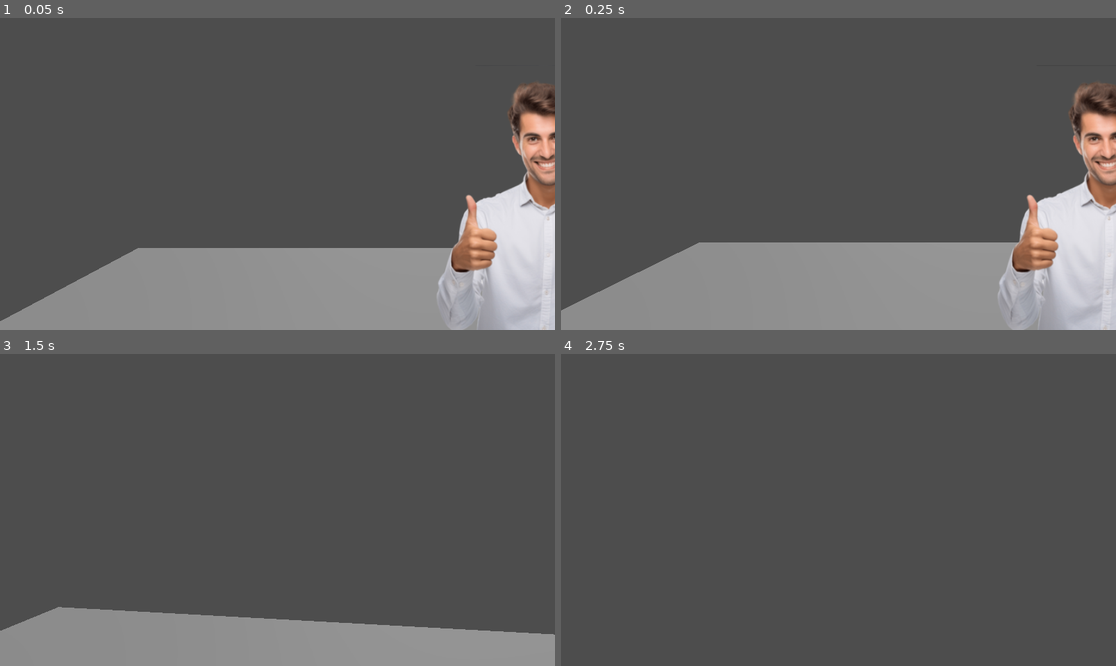
Above: before the commit, frames 1-4 (two rows, left to right).
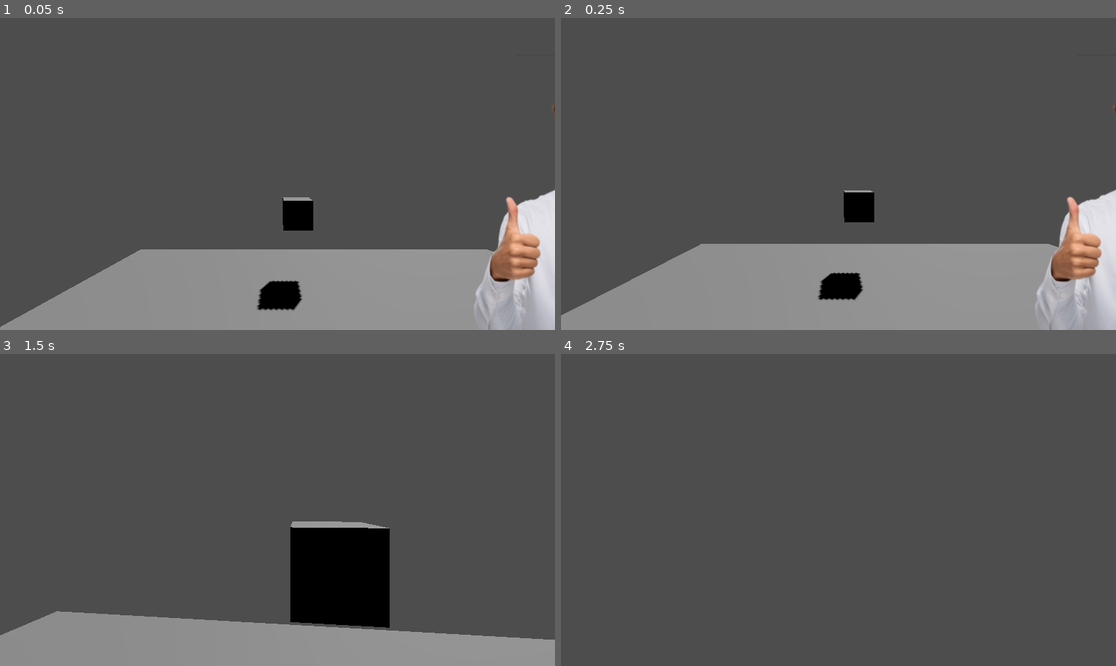
Above: after the commit, the same moments.

Repository: Doravid/Escape-From-Costkia
Game: Godot game, scene res://Scenes/mainGame.tscn
The game is run twice, just before and just after one commit, with the same random seed, the same clock (stepped at 60 frames per second) and the same inputs.
Inputs (mouse positions are in pixels of both pictures, inside the frame that each line leads up to):
- Up to frame 1 (0.05 s): no input
- Up to frame 2 (0.25 s): no input
- Up to frame 3 (1.5 s): tap Enter (ui_accept) at 0.5, 0.77 s; move the mouse to (305, 510) at 0.52 s; hold W (ui_up) from 0.53 s (still down); tap E (interact) at 0.6, 1.35 s; move the mouse to (249, 510) at 1.27 s
- Up to frame 4 (2.75 s): keep holding W (ui_up); tap Enter (ui_accept) at 1.52 s; move the mouse to (849, 503) at 2.02 s; hold Shift (sprint) from 2.03 s (still down); tap E (interact) at 2.3 s

The runs differ from the first frame. In frame 1, 9.1% of the frame differs, in the area x 0-100%, y 20-100%; in frame 2, 9.0%; in frame 3, 7.3%; in frame 4, nothing differs.

Commit message:
added nav mesh agent, made script for pathfinding agents

Diff:
--- /dev/null
+++ b/Scenes/PathfindAgent.gd
@@ -0,0 +1,20 @@
+extends CharacterBody3D
+
+
+const SPEED = 5.0
+const ACCELERATION = 10
+
+@onready var nav: NavigationAgent3D = $NavigationAgent3D
+
+func _physics_process(delta):
+
+	var direction = Vector3()
+
+	nav.target_position = $"../TargetPos".position
+
+	direction = nav.get_next_path_position() - global_position
+	direction = direction.normalized()
+
+	velocity = velocity.lerp(direction * SPEED, ACCELERATION * delta)
+
+	move_and_slide()
--- a/Scenes/mainGame.tscn
+++ b/Scenes/mainGame.tscn
@@ -1,19 +1,19 @@
-[gd_scene load_steps=4 format=3 uid="uid://clna4f3jnkh2f"]
+[gd_scene load_steps=6 format=3 uid="uid://clna4f3jnkh2f"]
 
 [ext_resource type="PackedScene" uid="uid://lr7dpxiaghhj" path="res://Scenes/player.tscn" id="2_5p7qq"]
-[ext_resource type="PackedScene" uid="uid://d3xab6vqx885f" path="res://Scenes/interactableMan.tscn" id="3_6wkp0"]
+[ext_resource type="PackedScene" path="res://Scenes/interactableMan.tscn" id="3_6wkp0"]
 [ext_resource type="PackedScene" uid="uid://bmuget5b8bstf" path="res://Scenes/interactableBox.tscn" id="3_bo4vu"]
+[ext_resource type="PackedScene" uid="uid://58ux62k845bs" path="res://Scenes/nav_agent.tscn" id="4_xprng"]
+
+[sub_resource type="NavigationMesh" id="NavigationMesh_d735o"]
+vertices = PackedVector3Array(-6.91421, -1.98047, -10.0881, -6.91421, -1.98047, 3.16187, 9.08579, -1.98047, 3.16187, 9.08579, -1.98047, -10.0881)
+polygons = [PackedInt32Array(3, 2, 0), PackedInt32Array(0, 2, 1)]
 
 [node name="mainGame" type="Node3D"]
 
 [node name="DirectionalLight3D" type="DirectionalLight3D" parent="."]
 transform = Transform3D(-0.866023, -0.433016, 0.250001, 0, 0.499998, 0.866027, -0.500003, 0.749999, -0.43301, 0, 0, 0)
 shadow_enabled = true
-
-[node name="CSGBox3D" type="CSGBox3D" parent="."]
-transform = Transform3D(10.7893, 0, 0, 0, 0.189573, 0, 0, 0, 14.3041, 1.07751, -2.38568, -3.43608)
-use_collision = true
-size = Vector3(1.5741, 1, 1)
 
 [node name="player" parent="." instance=ExtResource("2_5p7qq")]
 transform = Transform3D(1, 0, 0, 0, 1, 0, 0, 0, 1, -0.453079, 0.197988, -0.404305)
@@ -23,3 +23,16 @@
 
 [node name="RigidBody3D" parent="." instance=ExtResource("3_6wkp0")]
 transform = Transform3D(1, 0, 0, 0, 1, 0, 0, 0, 1, 3, 0, -3)
+
+[node name="NavAgent" parent="." instance=ExtResource("4_xprng")]
+
+[node name="TargetPos" type="CSGBox3D" parent="."]
+transform = Transform3D(1, 0, 0, 0, 1, 0, 0, 0, 1, 0, 0, -7.99683)
+
+[node name="NavigationRegion3D" type="NavigationRegion3D" parent="."]
+navigation_mesh = SubResource("NavigationMesh_d735o")
+
+[node name="Floor" type="CSGBox3D" parent="NavigationRegion3D"]
+transform = Transform3D(10.7893, 0, 0, 0, 0.189573, 0, 0, 0, 14.3041, 1.07751, -2.38568, -3.43608)
+use_collision = true
+size = Vector3(1.5741, 1, 1)
--- /dev/null
+++ b/Scenes/nav_agent.tscn
@@ -0,0 +1,19 @@
+[gd_scene load_steps=4 format=3 uid="uid://58ux62k845bs"]
+
+[ext_resource type="Script" path="res://Scenes/PathfindAgent.gd" id="1_ay1cc"]
+
+[sub_resource type="CapsuleMesh" id="CapsuleMesh_6v8au"]
+
+[sub_resource type="CapsuleShape3D" id="CapsuleShape3D_2hanq"]
+
+[node name="NavAgent" type="CharacterBody3D"]
+transform = Transform3D(1, 0, 0, 0, 1, 0, 0, 0, 1, 0, -1.05107, 0)
+script = ExtResource("1_ay1cc")
+
+[node name="MeshInstance3D" type="MeshInstance3D" parent="."]
+mesh = SubResource("CapsuleMesh_6v8au")
+
+[node name="CollisionShape3D" type="CollisionShape3D" parent="."]
+shape = SubResource("CapsuleShape3D_2hanq")
+
+[node name="NavigationAgent3D" type="NavigationAgent3D" parent="."]
